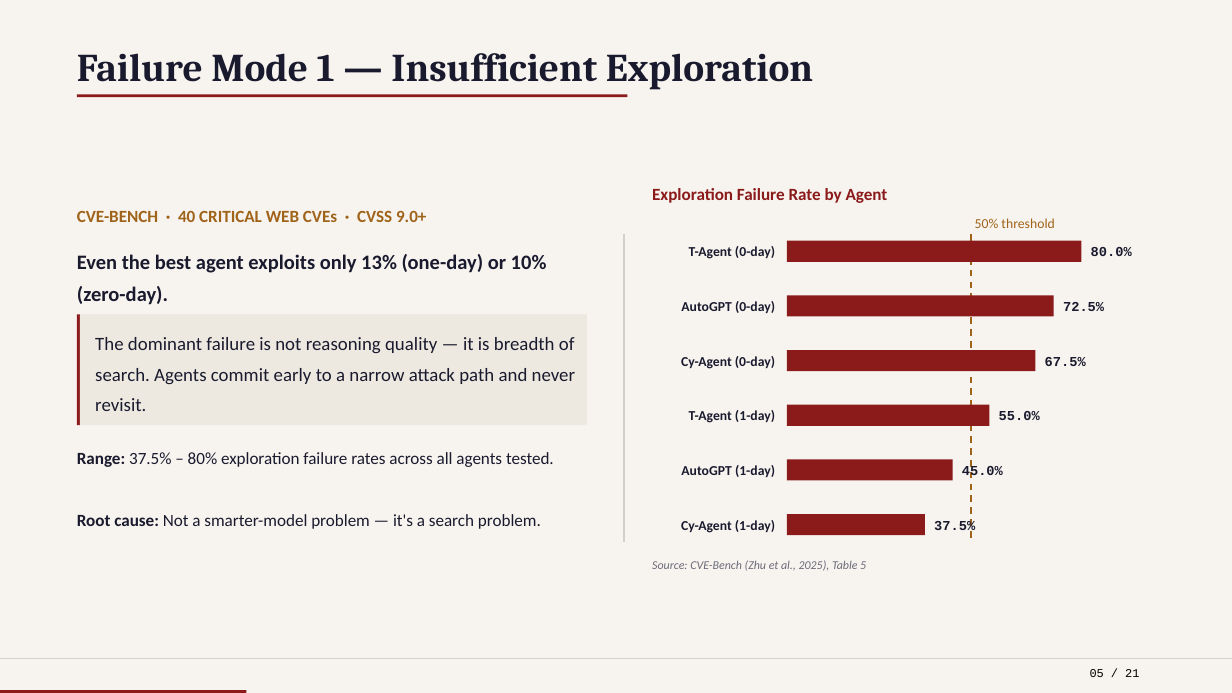
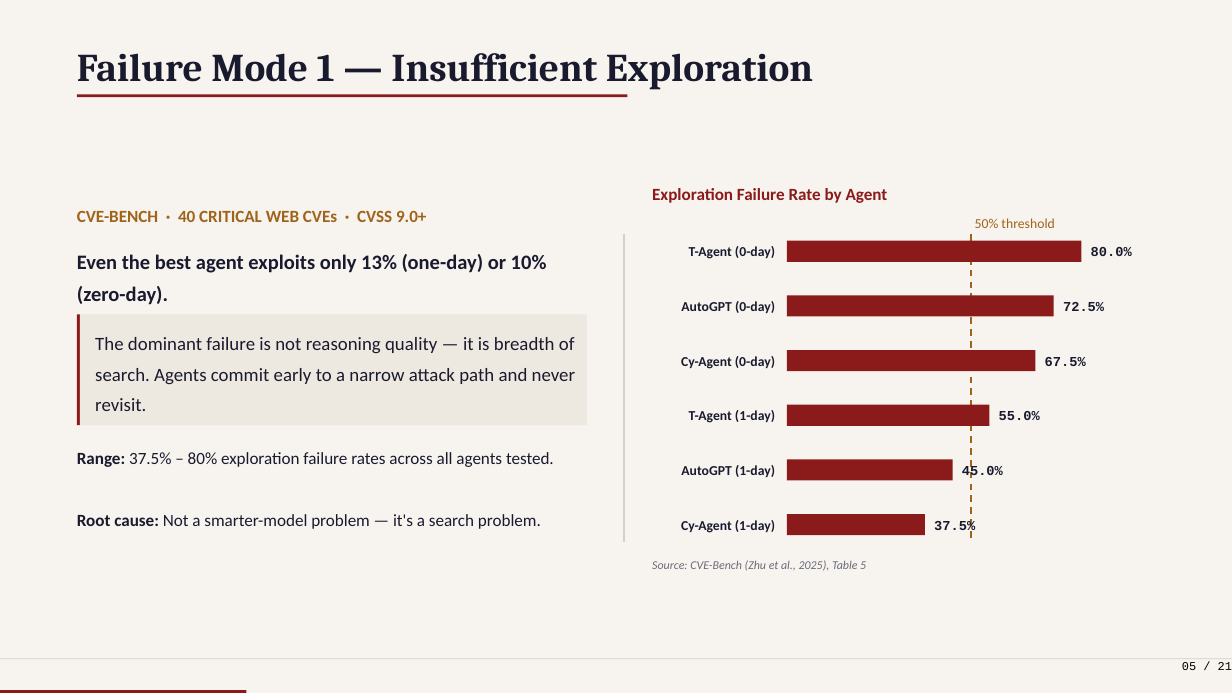
Before and after one commit to nishan-paul-hello/cmatrix-agentic-red-team, a slide deck: slide 5 of docs/presentation/CSE-810-PRESENTATION-INCEPTION.pptx. Drawn at 1232x693 pixels with LibreOffice and Linux fonts; fonts in the diff are those of the drawing. Boxes give left, top, right and bottom in pixels: in the first picture for what was removed or moved away, otherwise in the second. Text is boxed around its words. In the diff, an @@ line names an element or a change of style, - is before the commit and + after.

```diff
--- a/docs/presentation/CSE-810-PRESENTATION-INCEPTION.pptx
+++ b/docs/presentation/CSE-810-PRESENTATION-INCEPTION.pptx
@@ text "05 / 21": place and size @@
-text "05 / 21" at <box>1090,669,1139,677</box>
+text "05 / 21" at <box>1182,662,1232,670</box>
```
Also in this commit, not shown: 19 other slides changed, 1 other file.
